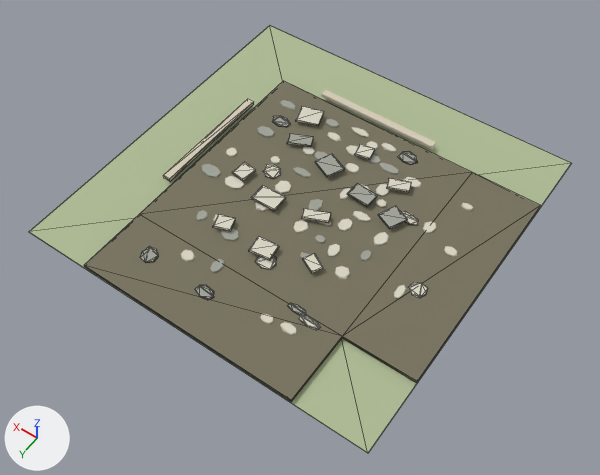
What one commit did to the glTF model frontend/public/assets/buildings/roads/common_road/common_road_corner_wn_ruined.glb.
The view is the same before and after, from a camera (50 mm lens) standing at (-2.87, 4.16, 5.84) and looking at (-0.12, 0.32, -0.2). Every picture has the same lights, and +X, +Y and +Z are marked at lower left. The first picture is the older version. Mesh edges are drawn as thin lines on the coarser meshes. Where no turn or scale is listed for an object, it has been applied to the vertices. Vertices at exactly the same position are counted once.

The scene before the commit, as lines of its bpy script (objects in view):
```python
ob_sm_road_connected_surface_107 = bpy.data.objects.new('SM_road_connected_surface.107', me_sm_road_connected_surface_107)
ob_sm_road_connected_surface_107.location = (0.0, 0.0, 0.0)
ob_sm_road_grass_tile_107 = bpy.data.objects.new('SM_road_grass_tile.107', me_cube_1255)
ob_sm_road_grass_tile_107.location = (0.0, 0.0, 0.002)
ob_sm_shoulder_edge_110 = bpy.data.objects.new('SM_shoulder_edge.110', me_cube_1256)
ob_sm_shoulder_edge_110.location = (1.17, 0.0, 0.073)
# also in view: 'SM_shoulder_edge.111' at (0.0, -1.17, 0.07)
```
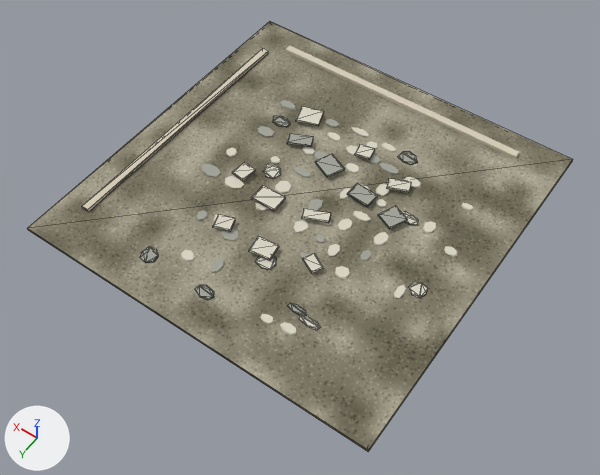
Boxes [x1, y1, x2, y2] around the edits, measured in the pictures (600 x 475 px):
```json
{"object": "SM_road_connected_surface.107", "change": "surface changed, reshaped", "before": [84, 81, 541, 402], "after": [27, 22, 573, 452], "on screen": "19% wider, 34% taller"}
{"object": "SM_road_grass_tile.107", "change": "deleted", "before": [29, 25, 571, 453]}
```

Scene script edits in JSON lines:
```json
{"op": "remove", "block": "mat_mat_common_road_surface", "code": "n3 = _N.new('ShaderNodeUVMap'); n3.name = 'UV Map'"}
{"op": "remove", "block": "mat_mat_common_road_surface", "code": "n3.uv_map = 'UVMap.-01'"}
{"block": "mat_mat_common_road_surface", "where": "n2 = _N.new('ShaderNodeTexImage'); n2.name = 'Image Texture'"}
{"op": "remove", "block": "mat_mat_common_road_surface", "code": "_L.new(n3.outputs[0], n2.inputs[0])  # 'UV' to 'Vector'"}
{"block": "me_sm_road_connected_surface_107", "where": "# used by ob_sm_road_connected_surface_107; location = (0.0, 0.0, 0.0)"}
{"op": "remove", "block": "me_sm_road_connected_surface_107", "code": "me_sm_road_connected_surface_107.from_pydata(...)  # 16 vertices, 28 faces; spans x -1.8..1.1, y -1.1..1.8, z 0.03..0.05"}
{"op": "add", "block": "me_sm_road_connected_surface_107", "code": "me_sm_road_connected_surface_107.from_pydata(...)  # 8 vertices, 12 faces; spans x -1.8..1.8, y -1.8..1.8, z 0.03..0.05"}
{"block": "me_sm_road_connected_surface_107", "change": "me_sm_road_connected_surface_107 part 1: the whole mesh is rebuilt"}
{"op": "remove", "block": "ob_sm_road_grass_tile_107", "code": ["ob_sm_road_grass_tile_107 = bpy.data.objects.new('SM_road_grass_tile.107', me_cube_1255)", "ob_sm_road_grass_tile_107.location = (0.0, 0.0, 0.002)"]}
```
